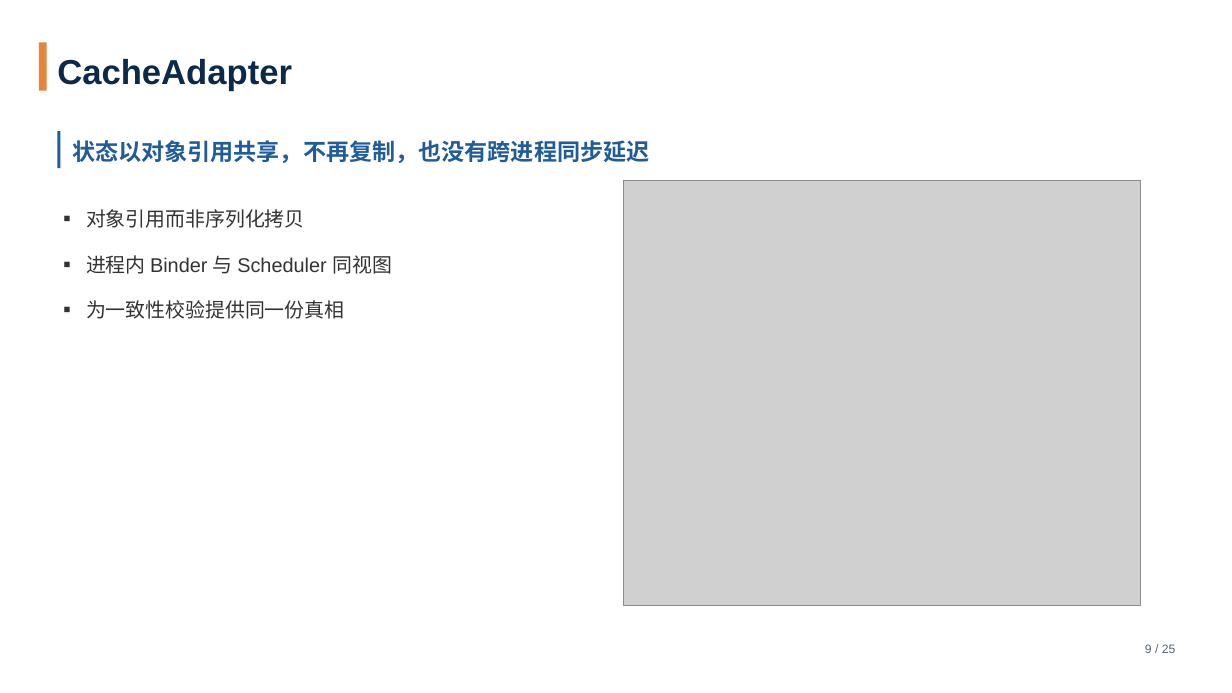
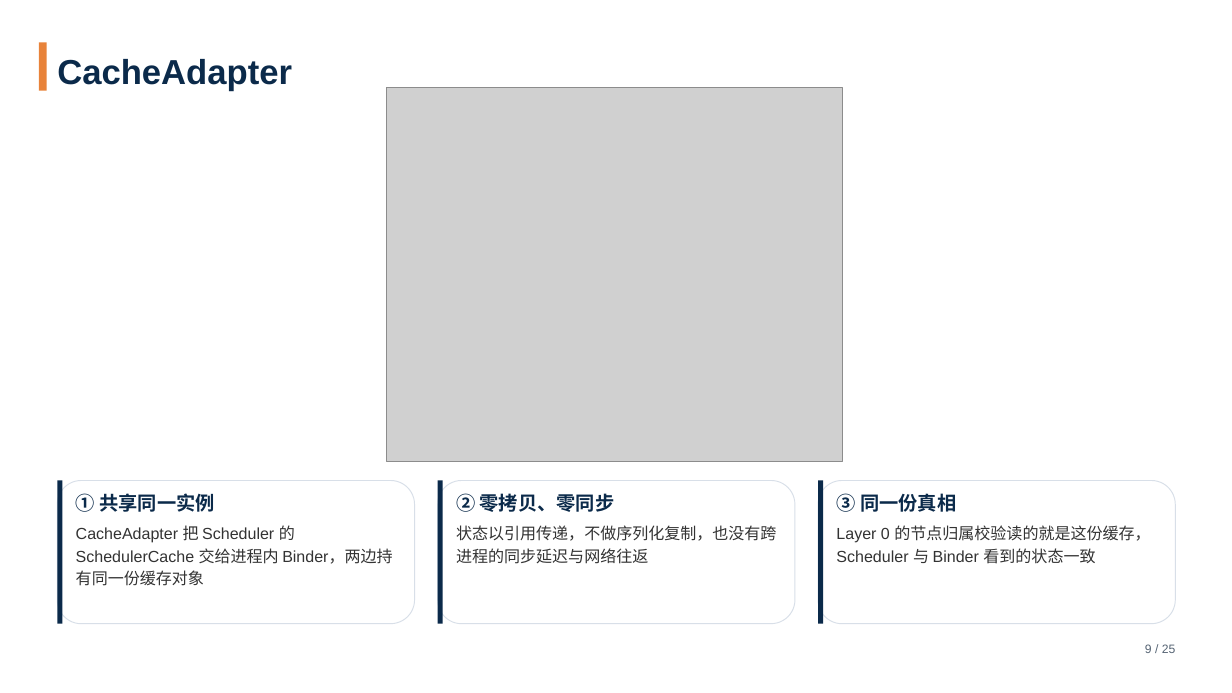
Before and after one commit to tengfei86/godel-scheduler, a slide deck: slide 9 of docs/thesis/defense/答辩PPT-基于etcd的分布式Kubernetes调度器.pptx. Drawn at 1232x693 pixels with LibreOffice and Linux fonts; fonts in the diff are those of the drawing; grey boxes stand for pictures. Boxes give left, top, right and bottom in pixels: in the first picture for what was removed or moved away, otherwise in the second. Text is boxed around its words. In the diff, an @@ line names an element or a change of style, - is before the commit and + after.

```diff
--- a/docs/thesis/defense/答辩PPT-基于etcd的分布式Kubernetes调度器.pptx
+++ b/docs/thesis/defense/答辩PPT-基于etcd的分布式Kubernetes调度器.pptx
@@ picture: place and size @@
-picture at (624, 180, 1141, 605)
+picture at (387, 88, 843, 462)
@@ rectangle removed at (57, 131, 61, 168) @@
@@ text removed at (86, 209, 392, 319) @@
-▪ 对象引用而非序列化拷贝
-▪ 进程内 Binder 与 Scheduler 同视图
-▪ 为一致性校验提供同一份真相
@@ rounded rectangle added at (57, 481, 415, 624), fill #FFFFFF, outline #D8DFE8 0.75 pt @@
@@ rectangle added at (57, 481, 63, 624), fill #0B2A4A @@
@@ text added at (76, 493, 392, 586), 12.5 pt, text #333333 @@
+① 共享同一实例
+CacheAdapter 把 Scheduler 的 SchedulerCache 交给进程内 Binder，两边持有同一份缓存对象
@@ rounded rectangle added at (438, 481, 796, 624), fill #FFFFFF, outline #D8DFE8 0.75 pt @@
@@ rectangle added at (438, 481, 444, 624), fill #0B2A4A @@
@@ text at (456, 493, 776, 564): text changed; size 18 to 12.5 pt; text colour #1F5C99 to #333333; bold off @@
-状态以对象引用共享，不再复制，也没有跨进程同步延迟
+② 零拷贝、零同步
+状态以引用传递，不做序列化复制，也没有跨进程的同步延迟与网络往返
@@ text "② 零拷贝、零同步" at (456, 493, 776, 564): vertical alignment middle to top @@
@@ rounded rectangle added at (818, 481, 1176, 624), fill #FFFFFF, outline #D8DFE8 0.75 pt @@
@@ rectangle added at (818, 481, 823, 624), fill #0B2A4A @@
@@ text added at (836, 493, 1150, 564), 12.5 pt, text #333333 @@
+③ 同一份真相
+Layer 0 的节点归属校验读的就是这份缓存，Scheduler 与 Binder 看到的状态一致
```
Also in this commit, not shown: 3 other files.
